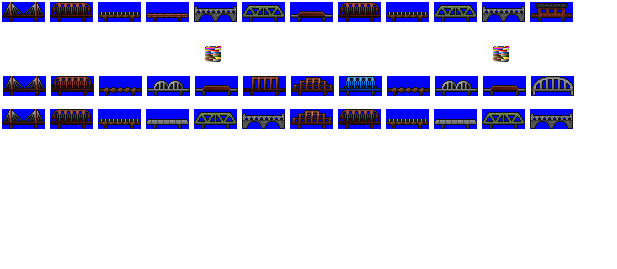
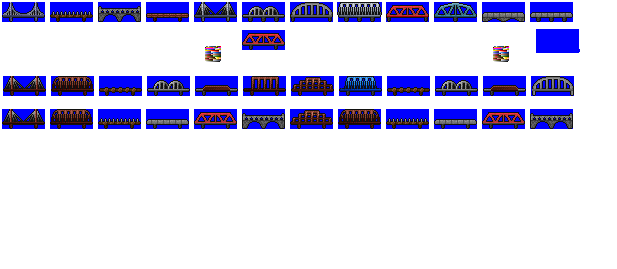
Two versions of the same layered image (617px x 269px). Layer-by-layer changes:
added layer "Pasted Layer #1" above "Pasted Layer #2" over [194, 2, 237, 22]
added layer "Pasted Layer #3" above "Pasted Layer #4" over [435, 2, 476, 17]
added layer "Pasted Layer #4" above "gui_icons.png" over [337, 2, 382, 22]
painted on "gui_icons.png" over [3, 2, 580, 123]
